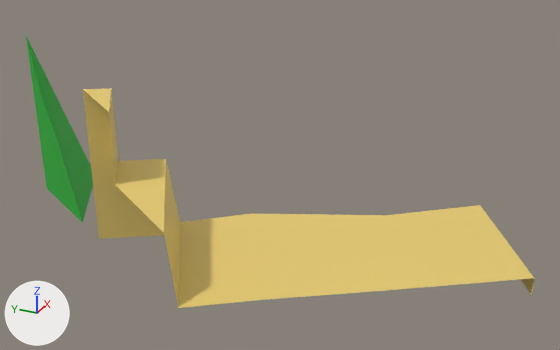
Renders of the glTF model book_of_tiles_godot/models/blockouts/module-corner_land_cliff_small_stairs_002.glb from each side of a commit.
One viewpoint serves both versions: a 50 mm lens placed at (-0.653, -0.425, 0.535), pointed at (0.203, -0.039, 0.106). The lights are fixed; the arrows at lower left show +X, +Y and +Z. The older version comes first. Vertices at exactly the same position are counted once.

Objects in the first picture: 'module-corner_land_cliff_small_stairs_002'.
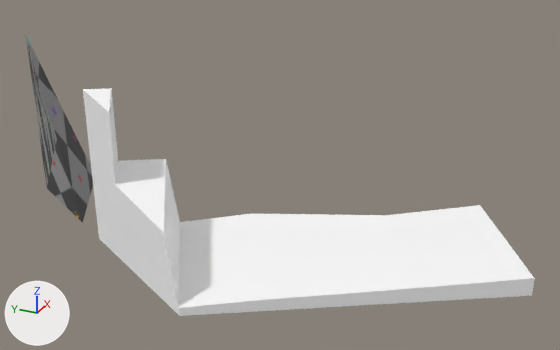
What differs and where, as boxes [x1, y1, x2, y2] in the pictures (560 x 350 px):
'module-corner_land_cliff_small_stairs_002', surface changed, recoloured, reshaped (yellow to white): before [26, 36, 535, 308]; after [26, 36, 535, 316]
part 1 of me_cylinder_082, added: after [83, 90, 535, 316]

What the commit changed:
Picture 'Untitled' (img_untitled) is new.
In material 'MAT_LAND' (mat_mat_land), base_color is no longer (0.0181, 0.461, 0.033), green #25b533.
In material 'MAT_LAND' (mat_mat_land), texture is now set to img_untitled.
Material 'MAT_PATH' (mat_mat_path) changes colour from yellow #e7cc71 to white #ffffff; in linear values from (0.8, 0.601, 0.166) to (1.0, 1.0, 1.0).
me_cylinder_082 is used by ob_module_corner_land_cliff_small_stairs_002; location (0.0, 0.0, 0.0).
me_cylinder_082 had 44 vertices, 60 faces and spanned x 0.0..0.39, y -0.375..0.375, z 0.0..0.25.
me_cylinder_082 now has 54 vertices, 82 faces and spans x 0.0..0.39, y -0.375..0.375, z 0.0..0.25.
Part 1, on me_cylinder_082:
10 vertices are added at x 0.0..0.216, y -0.375..0.136, z 0.0.
22 new faces join them, mat_mat_path (white #ffffff).
